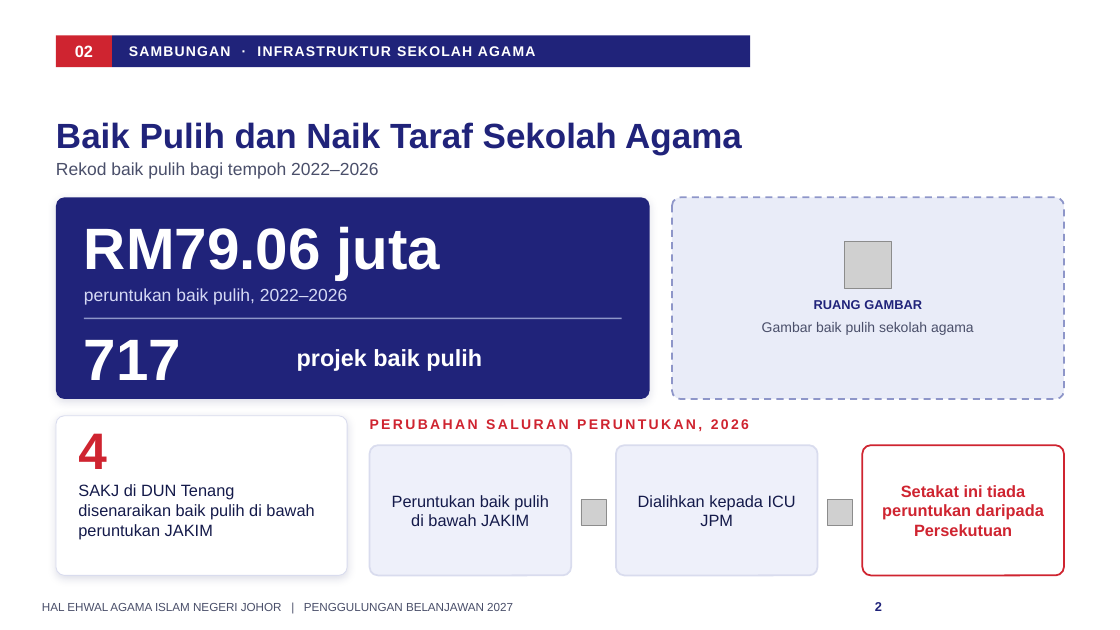
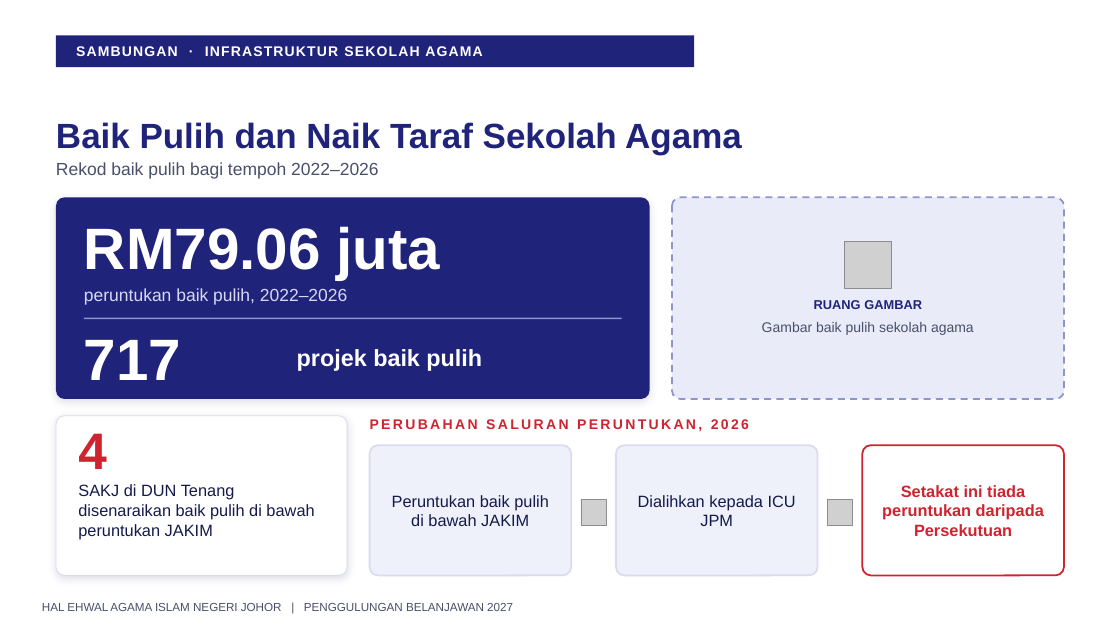
Before and after one commit to nawaljoe/Nawal, a slide deck: slide 2 of output/Penggulungan_Hal_Ehwal_Agama_Islam_2027_16x9.pptx. Drawn at 1120x630 pixels with LibreOffice and Linux fonts; fonts in the diff are those of the drawing; grey boxes stand for pictures; background and template pictures are left out. Boxes give left, top, right and bottom in pixels: in the first picture for what was removed or moved away, otherwise in the second. Text is boxed around its words. In the diff, an @@ line names an element or a change of style, - is before the commit and + after.

```diff
--- a/output/Penggulungan_Hal_Ehwal_Agama_Islam_2027_16x9.pptx
+++ b/output/Penggulungan_Hal_Ehwal_Agama_Islam_2027_16x9.pptx
@@ rectangle: place and size @@
-rectangle at <box>112,35,750,67</box>
+rectangle at <box>56,35,695,67</box>
@@ rectangle removed at <box>56,35,113,67</box> @@
@@ text removed at <box>75,45,93,57</box> @@
-02
@@ text "SAMBUNGAN · INFRASTRUKTUR SEKOLAH AGAMA": place and size @@
-text "SAMBUNGAN · INFRASTRUKTUR SEKOLAH AGAMA" at <box>129,46,535,56</box>
+text "SAMBUNGAN · INFRASTRUKTUR SEKOLAH AGAMA" at <box>76,46,482,56</box>
@@ page number removed at <box>875,602,882,611</box> @@
-2
```
Also in this commit, not shown: 14 other slides changed, 1 other file.
